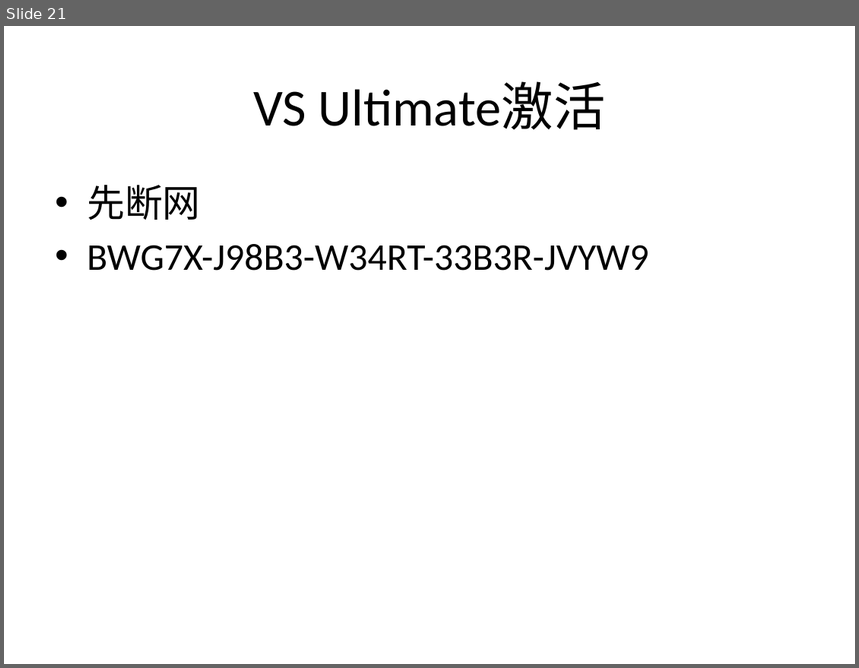
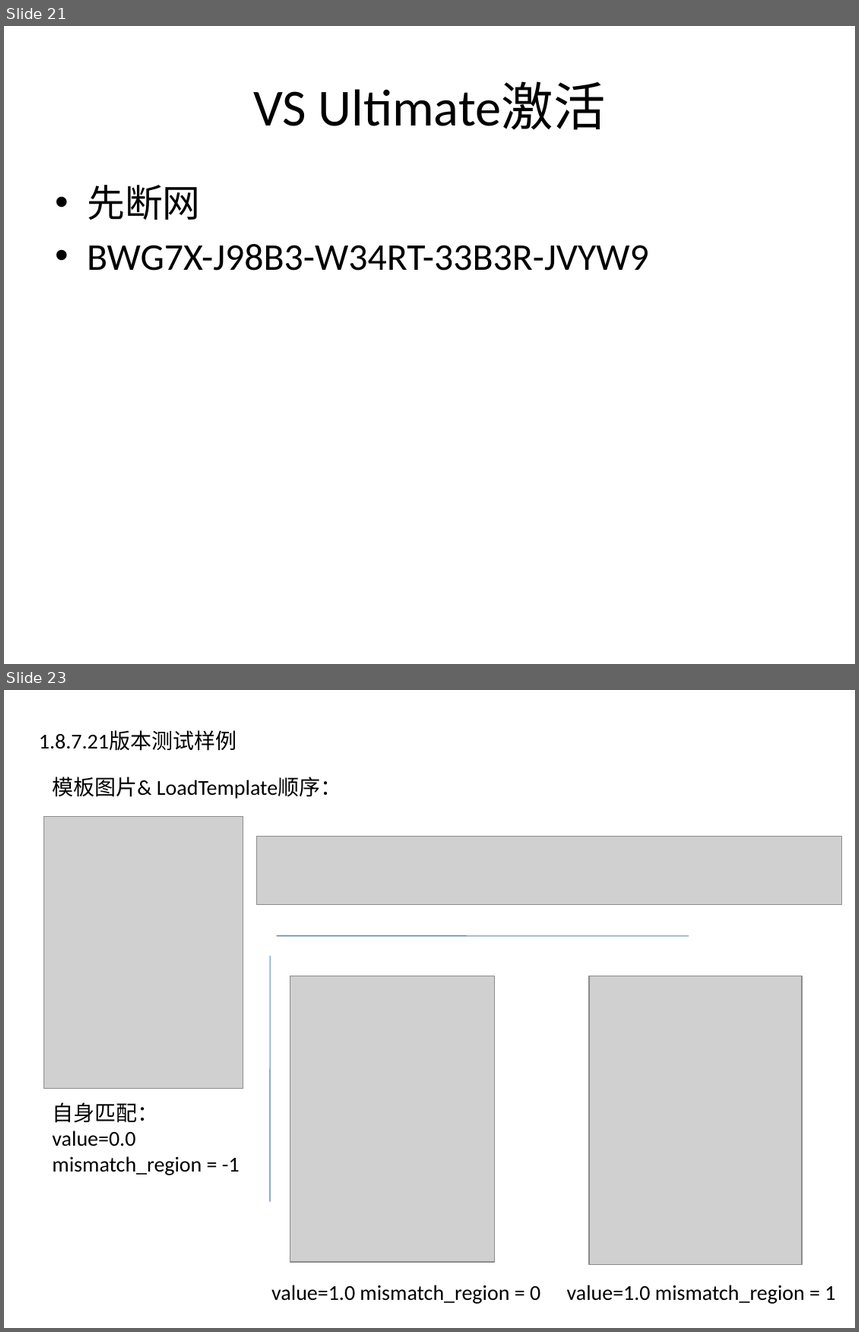
Before and after one commit to wangxinyu199306/Crab, a slide deck: Crab安装编译说明.pptx. Shown one above the other, each under a label of ours: slide 21 before the commit, slides 21 and 23 after it; the slides between them are not shown. The pictures are 859x668 and 859x1332 pixels, drawn with LibreOffice and Linux fonts; fonts in the diff are those of the drawing; grey boxes stand for pictures. Boxes give left, top, right and bottom in pixels: in the first picture for what was removed or moved away, otherwise in the second. Text is boxed around its words. In the diff, an @@ line names an element or a change of style, - is before the commit and + after.

```diff
--- a/Crab安装编译说明.pptx
+++ b/Crab安装编译说明.pptx
@@ slide 23 added at box(4, 690, 855, 1328), background #FFFFFF @@
@@ text added at box(39, 731, 237, 751), 18 pt, text #000000 @@
+1.8.7.21版本测试样例
@@ text added at box(52, 777, 341, 799), 18 pt, text #000000 @@
+模板图片& LoadTemplate顺序：
@@ picture added at box(44, 816, 243, 1088) @@
@@ picture added at box(257, 837, 842, 904) @@
@@ line added from (276, 936) to (690, 936), #4B7EBC 0.75 pt @@
@@ line added from (271, 955) to (269, 1202), #4B7EBC 0.75 pt @@
@@ picture added at box(290, 976, 494, 1262) @@
@@ picture added at box(590, 976, 803, 1265) @@
@@ text added at box(52, 1103, 240, 1176), 18 pt, text #000000 @@
+自身匹配：
+value=0.0
+mismatch_region = -1
@@ text added at box(272, 1285, 541, 1304), 18 pt, text #000000 @@
+value=1.0 mismatch_region = 0
@@ text added at box(567, 1285, 835, 1304), 18 pt, text #000000 @@
+value=1.0 mismatch_region = 1
```
Also in this commit, not shown: 1 other slide added, 1 slide removed.
